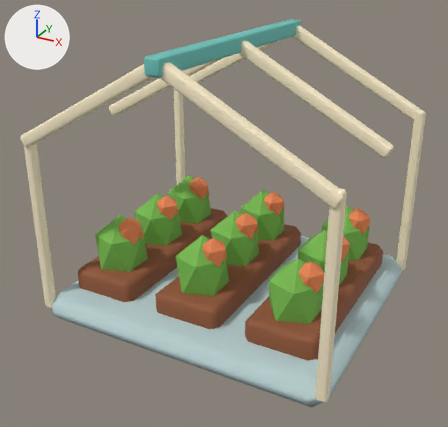
A saved change to the glTF model source/assets/models/garden.glb.
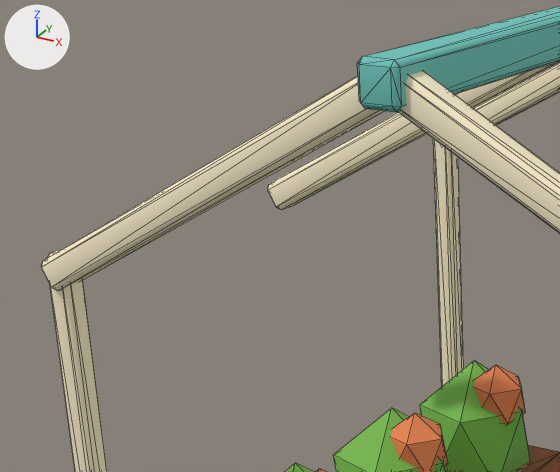
The first picture shows the older version from a camera (50 mm lens) standing at (1.63, -3.11, 2.15) and looking at (-0.02, -0.11, 0.65). The close-ups show the older and then the newer version on the part from 1% to 50% of the width and 8% to 51% of the height of that picture. Only the edits that show in the close-ups are written down. Lighting does not change. The marker at upper left points along +X, +Y and +Z. The close-ups show mesh edges as thin lines. Where no turn or scale is listed for an object, it has been applied to the vertices.

Names of what the first close-up shows: 'Arch', 'Arch.001', 'Arch.002', 'Arch.004', 'Bed', 'Fruit.001', 'Fruit.002', 'Plant.001', 'Plant.002', 'Post', 'Post.001', 'Ridge' and 1 more.
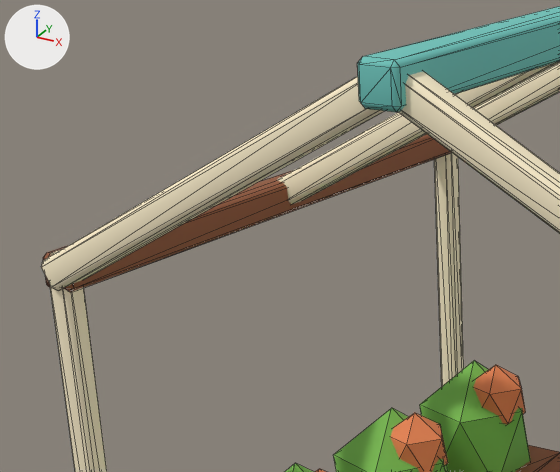
What differs and where, as boxes (x1, y1, x2, y2) in the close-ups (560 x 472 px):
```json
{"object": "Trellis wall plate", "change": "added", "after": [43, 134, 452, 292]}
{"object": "Plant.002", "change": "reshaped", "before": [420, 361, 531, 472], "after": [420, 361, 531, 472]}
{"object": "Plant.001", "change": "reshaped", "before": [334, 408, 448, 472], "after": [334, 408, 448, 472]}
{"object": "Fruit.001", "change": "reshaped", "before": [390, 413, 448, 472], "after": [390, 413, 448, 472]}
```

Edits to the scene script, one JSON object a line:
```json
{"op": "add", "block": "me_icosphere_013", "code": ["me_icosphere_013 = me_icosphere_020.copy(); me_icosphere_013.name = 'Icosphere.013'  # the mesh of ob_fruit_002"]}
{"op": "add", "block": "me_icosphere_014", "code": ["me_icosphere_014 = bpy.data.meshes.new('Icosphere.014')", "me_icosphere_014.from_pydata(...)  # an icosphere of 20 faces spanning x -0.89..0.89, y -0.85..0.85, z -1.0..1.0", "me_icosphere_014.materials.append(mat_fresh_foliage)  # green #76b84c"]}
{"op": "add", "block": "me_icosphere_012", "code": ["me_icosphere_012 = bpy.data.meshes.new('Icosphere.012')", "me_icosphere_012.from_pydata(...)  # an icosphere of 20 faces spanning x -0.89..0.89, y -0.85..0.85, z -1.0..1.0", "me_icosphere_012.materials.append(mat_fresh_foliage)  # green #76b84c"]}
{"op": "add", "block": "me_cube_064", "code": ["me_cube_064 = bpy.data.meshes.new('Cube.064')", "me_cube_064.from_pydata(...)  # 24 vertices, 44 faces; spans x -0.04..0.04, y -0.78..0.78, z -0.04..0.04", "me_cube_064.materials.append(mat_toasted_cedar)  # brown #915636"]}
{"op": "set", "path": "ob_plant_001", "old": "bpy.data.objects.new('Plant.001', me_icosphere_017)", "new": "bpy.data.objects.new('Plant.001', me_icosphere_012)"}
{"op": "set", "path": "ob_plant_002", "old": "bpy.data.objects.new('Plant.002', me_icosphere_019)", "new": "bpy.data.objects.new('Plant.002', me_icosphere_014)"}
{"op": "set", "path": "ob_fruit_001", "old": "bpy.data.objects.new('Fruit.001', me_icosphere_018)", "new": "bpy.data.objects.new('Fruit.001', me_icosphere_013)"}
{"op": "add", "block": "ob_trellis_wall_plate", "code": ["ob_trellis_wall_plate = bpy.data.objects.new('Trellis wall plate', me_cube_064)", "ob_trellis_wall_plate.location = (-0.88, 0.0, 1.16)"]}
```
